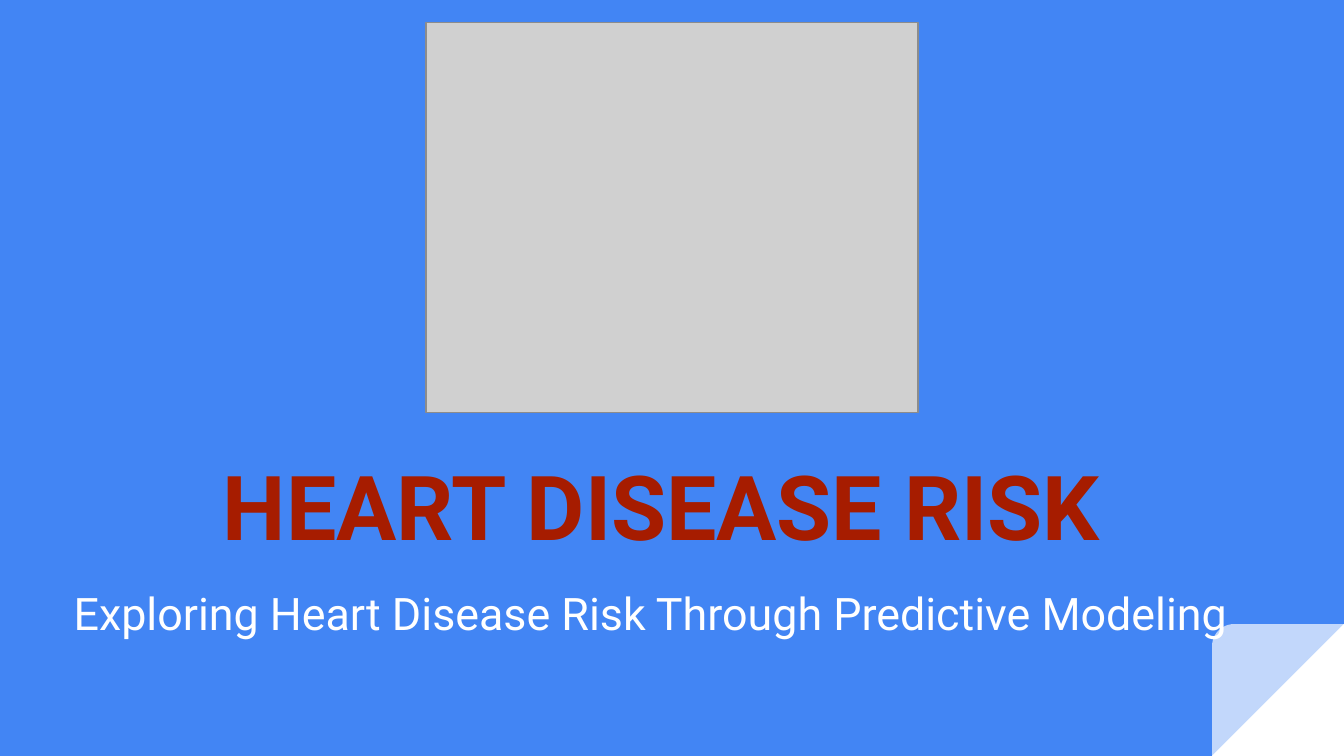
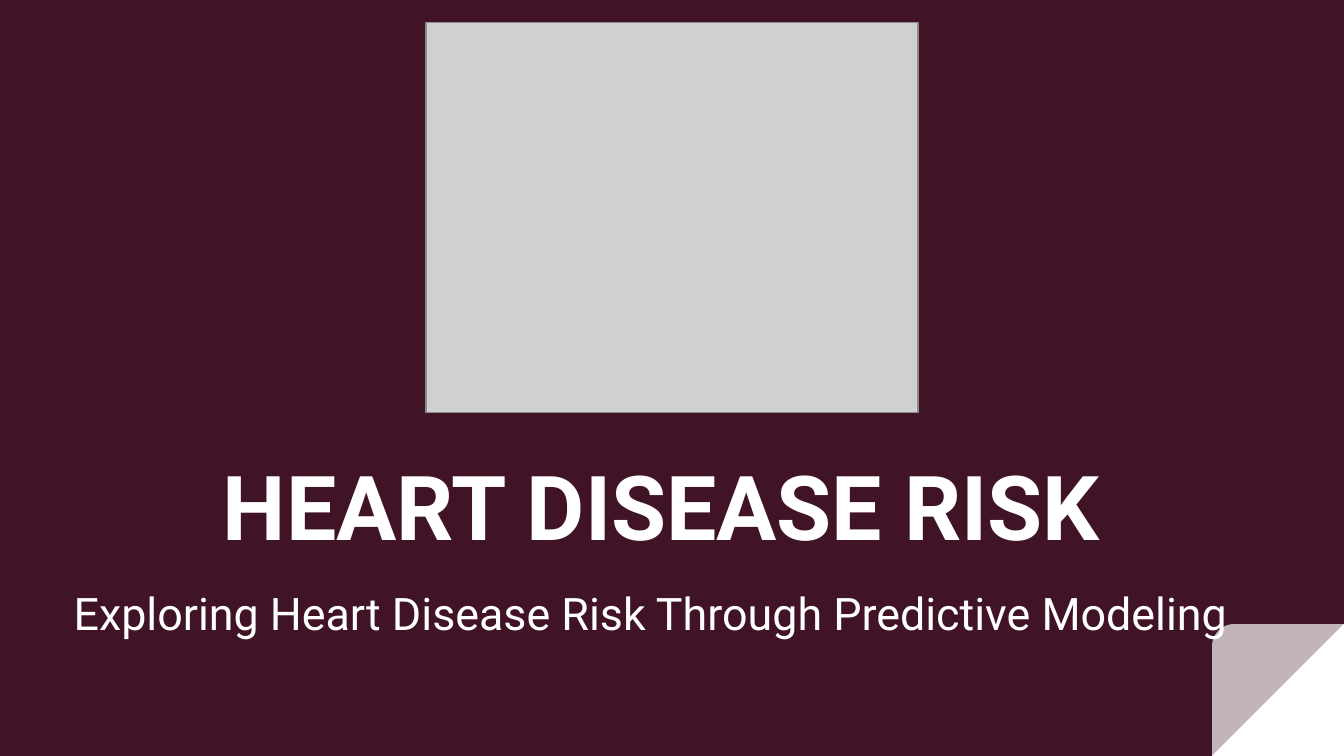
Before and after one commit to JGILINGER7/heart_disease_risk, a slide deck: slide 1 of presentation/Initial Presentation.pptx. Drawn at 1344x756 pixels with LibreOffice and Linux fonts; fonts in the diff are those of the drawing; grey boxes stand for pictures. Boxes give left, top, right and bottom in pixels: in the first picture for what was removed or moved away, otherwise in the second. Text is boxed around its words. In the diff, an @@ line names an element or a change of style, - is before the commit and + after.

```diff
--- a/presentation/Initial Presentation.pptx
+++ b/presentation/Initial Presentation.pptx
@@ background #4285F4 to #411326 @@
@@ title "HEART DISEASE RISK" at (223,475,1100,541): text colour #A61C00 to #FFFFFF @@
```
Also in this commit, not shown: 6 other slides changed, 6 slides added, 9 slides removed.
